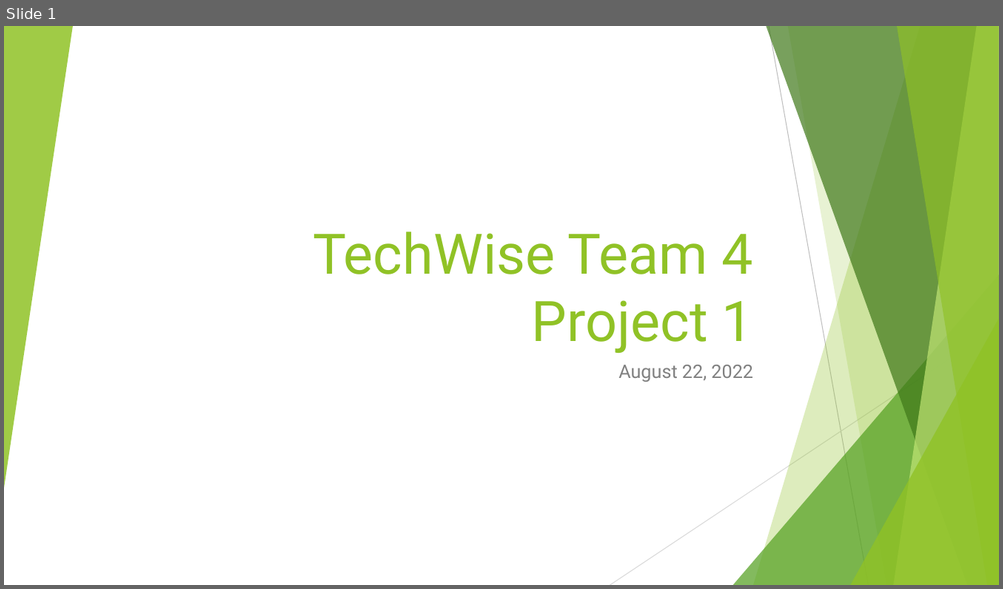
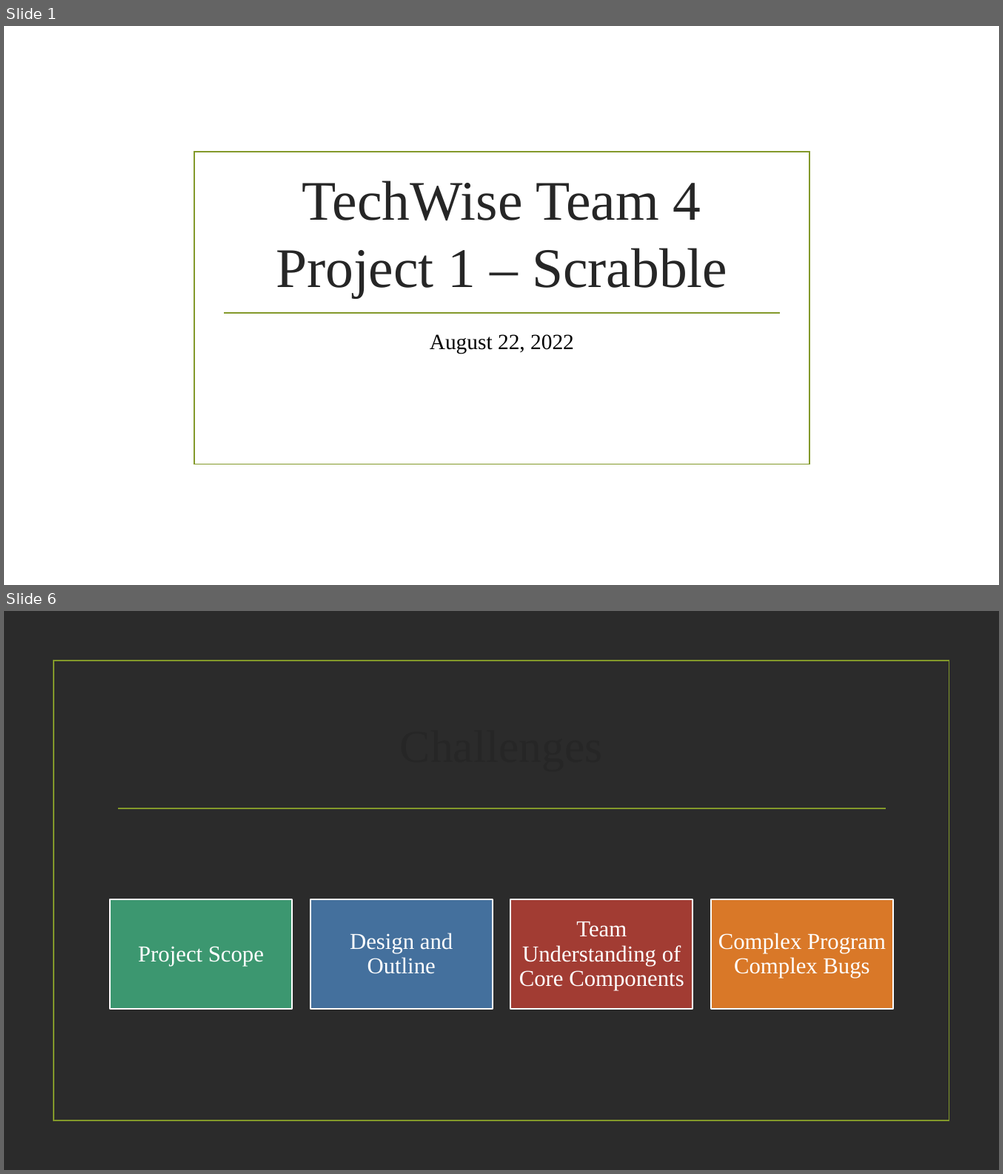
Before and after one commit to vdenys93/scrabble, a slide deck: TechWise_Team_4_-_Project_1_Presentation.pptx. Shown one above the other, each under a label of ours: slide 1 before the commit, slides 1 and 6 after it; the slides between them are not shown. The pictures are 1003x589 and 1003x1174 pixels, drawn with LibreOffice and Linux fonts; fonts in the diff are those of the drawing; background and template pictures are left out; a plain dark background stands for a picture behind light text. Boxes give left, top, right and bottom in pixels: in the first picture for what was removed or moved away, otherwise in the second. Text is boxed around its words. In the diff, an @@ line names an element or a change of style, - is before the commit and + after.

```diff
--- a/TechWise_Team_4_-_Project_1_Presentation.pptx
+++ b/TechWise_Team_4_-_Project_1_Presentation.pptx
@@ slide 6 added at (4,611,999,1170), background picture (left out) @@
@@ rectangle added at (54,661,948,1122), outline #83992A 1.25 pt @@
@@ title added at (110,691,893,797), 44 pt, text #262626 @@
+Challenges
@@ line added from (118, 809) to (885, 809), #83992A 1.25 pt @@
@@ group added at (110,900,893,1008): 4 rectangles, 4 texts @@
+Project Scope
+Design and Outline
+Team Understanding of Core Components
+Complex Program Complex Bugs
@@ slide 1 changed as well @@
@@ group removed at (4,26,999,585): 5 freeform shapes, 3 triangles, 2 lines @@
@@ rectangle added at (194,152,810,465), outline #83992A 1.25 pt @@
@@ title at (276,181,727,298): text changed; font Roboto to Times New Roman; text colour #90C226 to #262626 @@
-TechWise Team 4 Project 1
+TechWise Team 4 Project 1 – Scrabble
@@ line added from (223, 313) to (780, 313), #83992A 1.25 pt @@
@@ subtitle "August 22, 2022": place and size @@
-subtitle "August 22, 2022" at (618,365,753,382)
+subtitle "August 22, 2022" at (430,335,574,354)
@@ subtitle "August 22, 2022" at (430,335,574,354): size 18 to 21 pt, font Roboto to Times New Roman, text colour #808080 to #000000; alignment right to centre @@
```
Also in this commit, not shown: 7 other slides changed, 1 other slide added, 2 slides removed.
